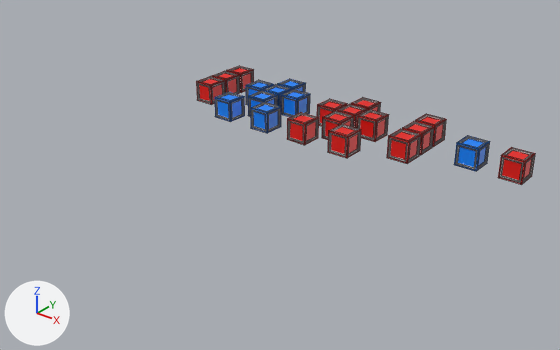
Before and after pictures for a commit that changed the Blender file blender File/brickGameAssets.blend.
The view is the same before and after, from a 50 mm camera at (46.3, -52.9, 27.2) aimed at (6.4, -3.0, -3.7). Lighting does not change. The marker at lower left points along +X, +Y and +Z. Mesh edges are drawn as thin lines.

Objects in the first picture: 'car', 'carEnemy', 'ladrilloAzul', 'ladrilloRojo', 'muro'.
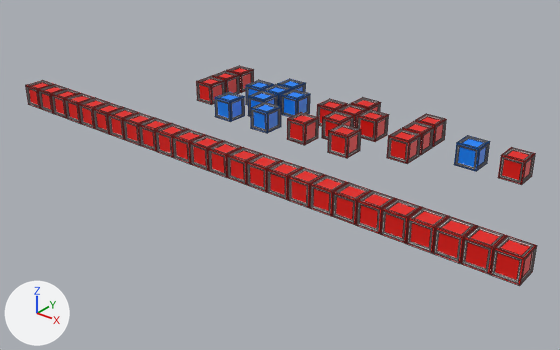
Changed parts and their boxes [x1, y1, x2, y2] in the pictures (560 x 350 px):
```json
{"object": "BarraLose", "change": "added", "after": [26, 80, 537, 286], "on screen": "red", "faces in mat_rojo (red #e70c00)": [26, 80, 537, 286], "faces in mat_blanco (white #e7e7e7)": [26, 81, 536, 283]}
```

Edits to the scene script, one JSON object a line:
```json
{"op": "add", "block": "me_cube_001", "code": ["me_cube_001 = bpy.data.meshes.new('Cube.001')", "me_cube_001.from_pydata(...)  # 2600 vertices, 2550 faces; spans x -26.5..26.5, y -1.0..1.0, z -1.0..1.0", "# faces by material slot: [1800, 750]", "me_cube_001.materials.append(mat_blanco)  # white #e7e7e7", "me_cube_001.materials.append(mat_rojo)  # red #e70c00"]}
{"op": "add", "block": "ob_barralose", "code": ["ob_barralose = bpy.data.objects.new('BarraLose', me_cube_001)", "ob_barralose.location = (5.71, -9.39, 0.0)"]}
```
